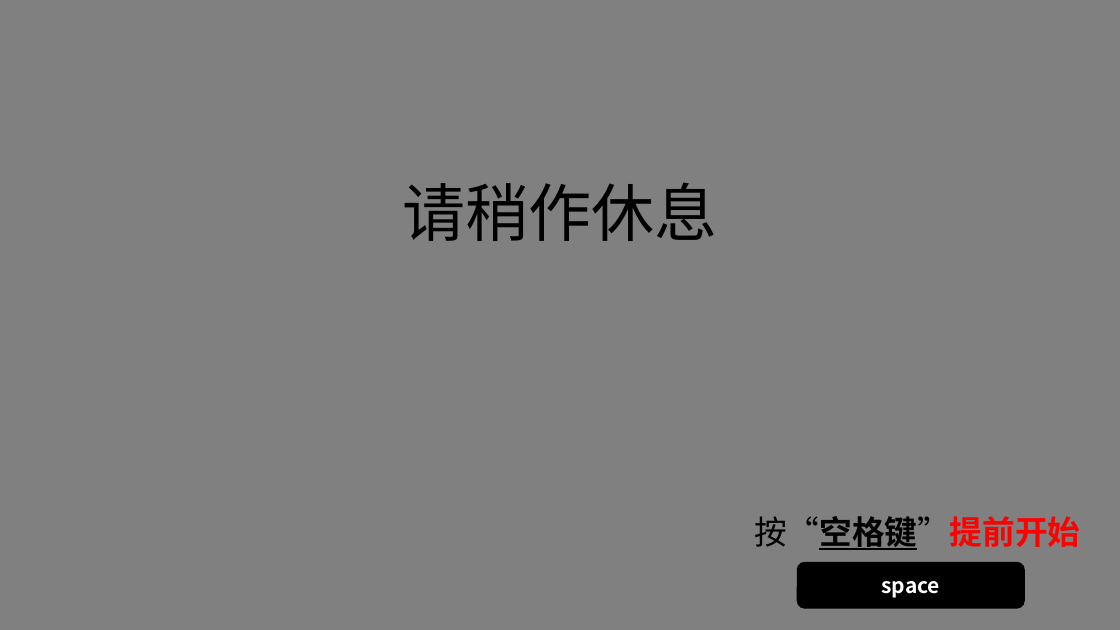
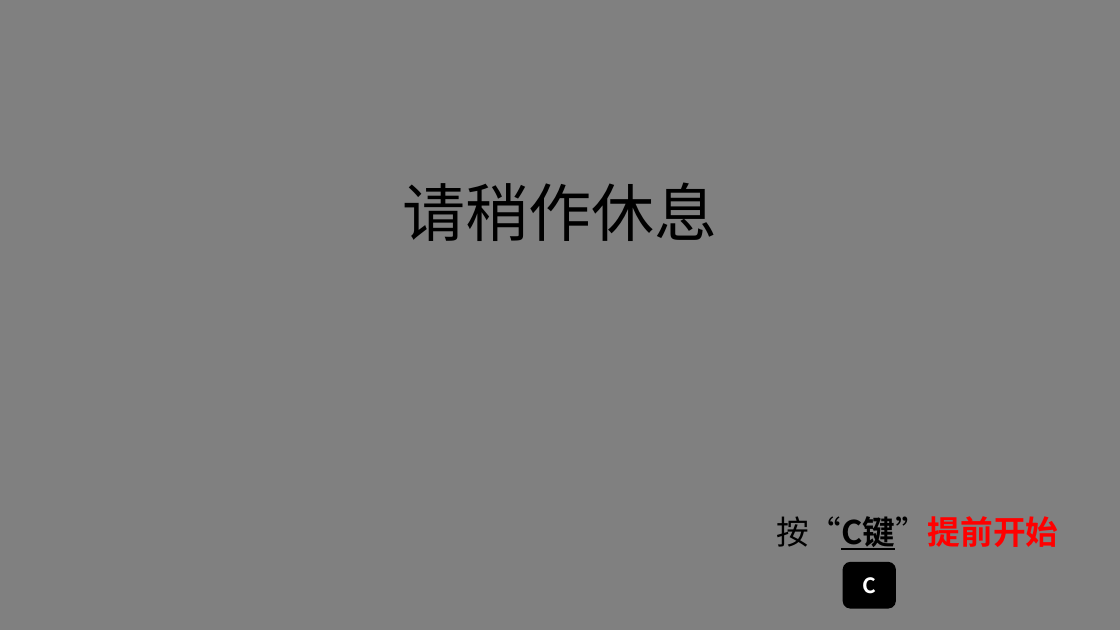
Before and after one commit to lyxose/FreeView, a slide deck: slide 14 of Instructions.pptx. Drawn at 1120x630 pixels with LibreOffice and Linux fonts; fonts in the diff are those of the drawing. Boxes give left, top, right and bottom in pixels: in the first picture for what was removed or moved away, otherwise in the second. Text is boxed around its words. In the diff, an @@ line names an element or a change of style, - is before the commit and + after.

```diff
--- a/Instructions.pptx
+++ b/Instructions.pptx
@@ text at (776, 516, 1058, 550): text changed @@
-按“空格键”提前开始
+按“C键”提前开始
@@ rounded rectangle removed at (797, 562, 1025, 609) @@
-space
@@ rounded rectangle added at (843, 562, 897, 609), fill #000000, 18 pt, text #FFFFFF, bold @@
+C
```
Also in this commit, not shown: 10 other slides changed, 11 other files.
